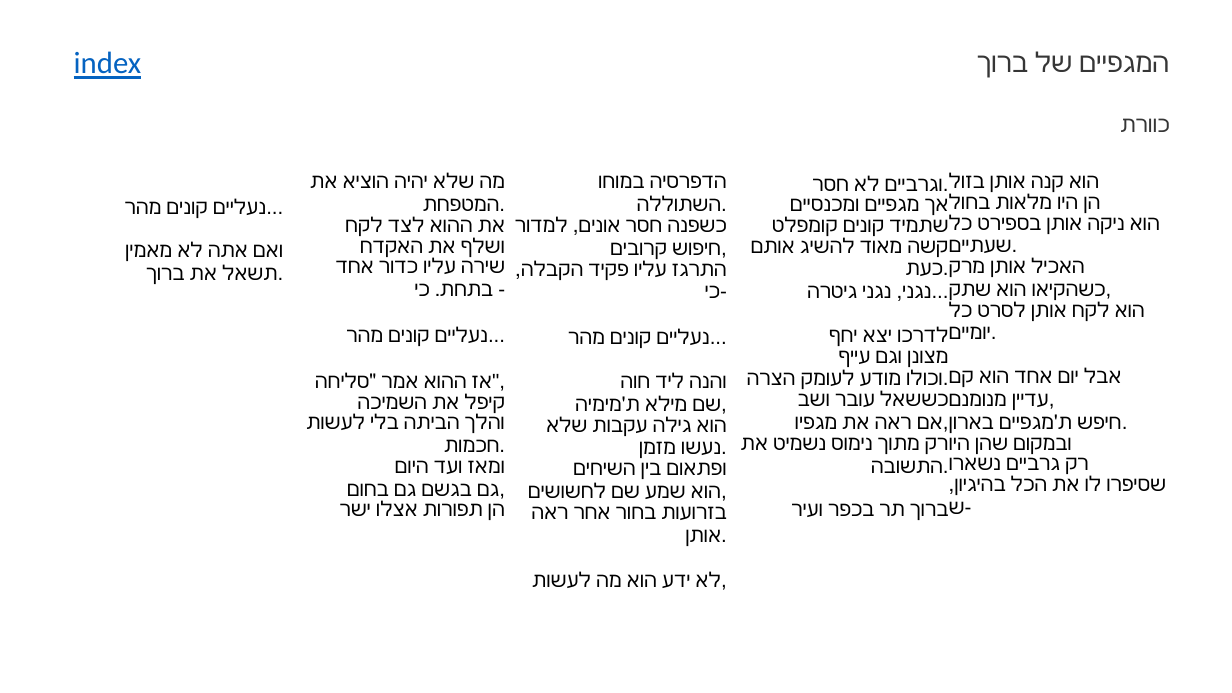
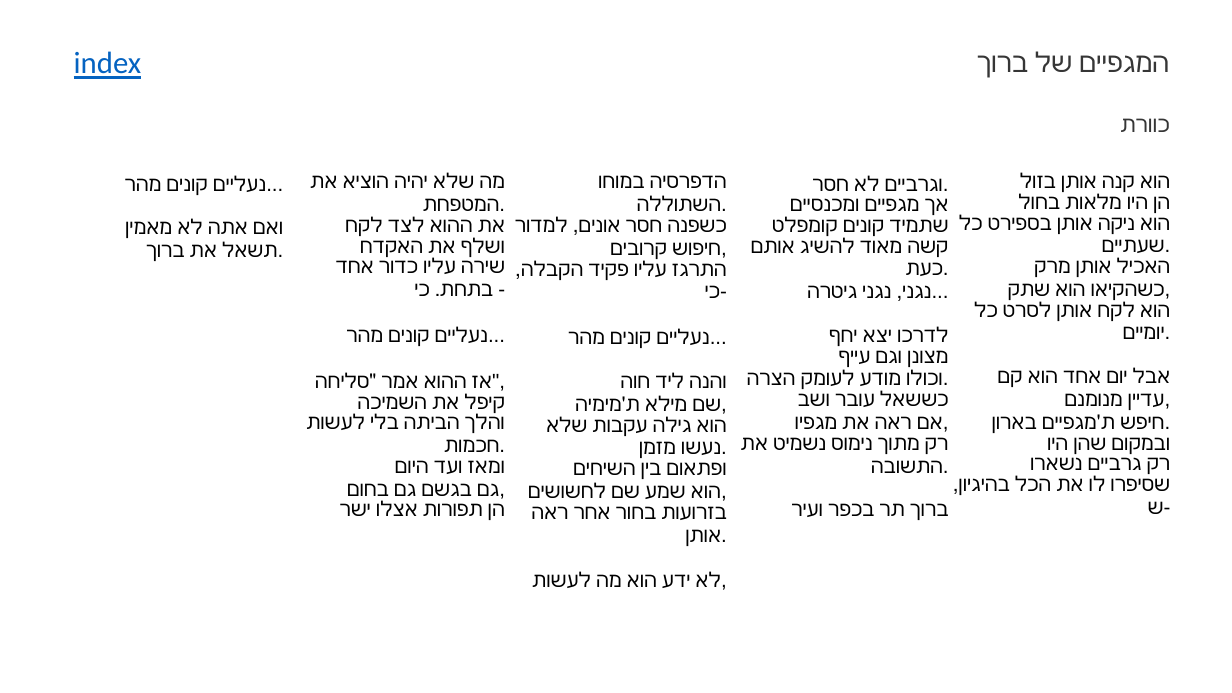
Before and after one commit to guypeled76/songs2slides, a slide deck: slide 22 of songs.pptx. Drawn at 1232x693 pixels with LibreOffice and Linux fonts; fonts in the diff are those of the drawing. Boxes give left, top, right and bottom in pixels: in the first picture for what was removed or moved away, otherwise in the second. Text is boxed around its words. In the diff, an @@ line names an element or a change of style, - is before the commit and + after.

```diff
--- a/songs.pptx
+++ b/songs.pptx
@@ table at [62,172,1170,665] @@
-row 1, column 5: הוא קנה אותן בזול הן היו מלאות בחול הוא ניקה אותן בספירט כל שעתיים. האכיל אותן מרק כשהקיאו הוא שתק, הוא לקח אותן לסרט כל יומיים. אבל יום אחד הוא קם עדיין מנומנם, חיפש ת'מגפיים בארון. ובמקום שהן היו רק גרביים נשארו שסיפרו לו את הכל בהיגיון, ש-
+row 1, column 5: הוא קנה אותן בזול / הן היו מלאות בחול / הוא ניקה אותן בספירט כל שעתיים. / האכיל אותן מרק / כשהקיאו הוא שתק, / הוא לקח אותן לסרט כל יומיים. / אבל יום אחד הוא קם / עדיין מנומנם, / חיפש ת'מגפיים בארון. / ובמקום שהן היו / רק גרביים נשארו / שסיפרו לו את הכל בהיגיון, ש-
```
Also in this commit, not shown: 17 other slides changed, 4 other files.
